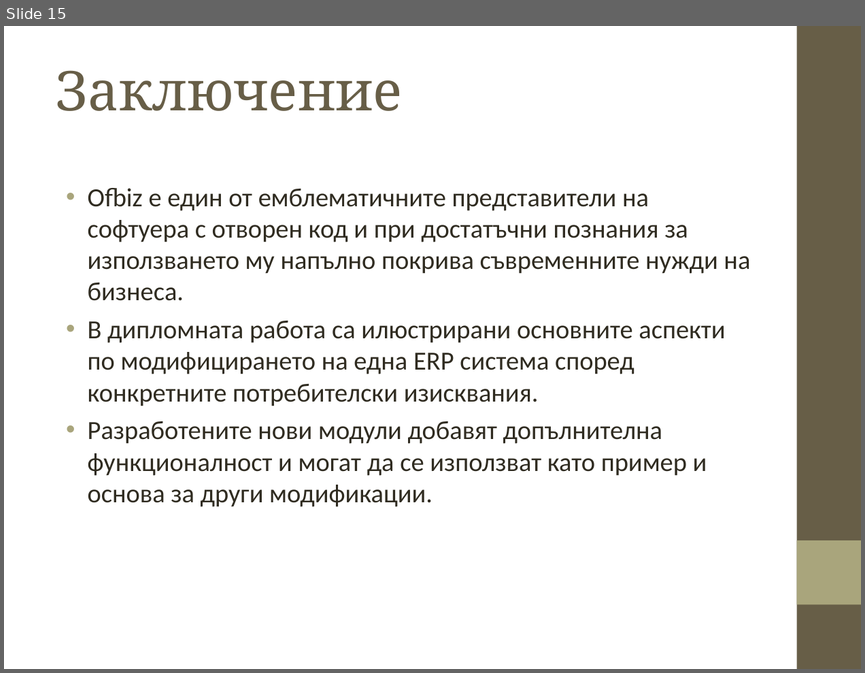
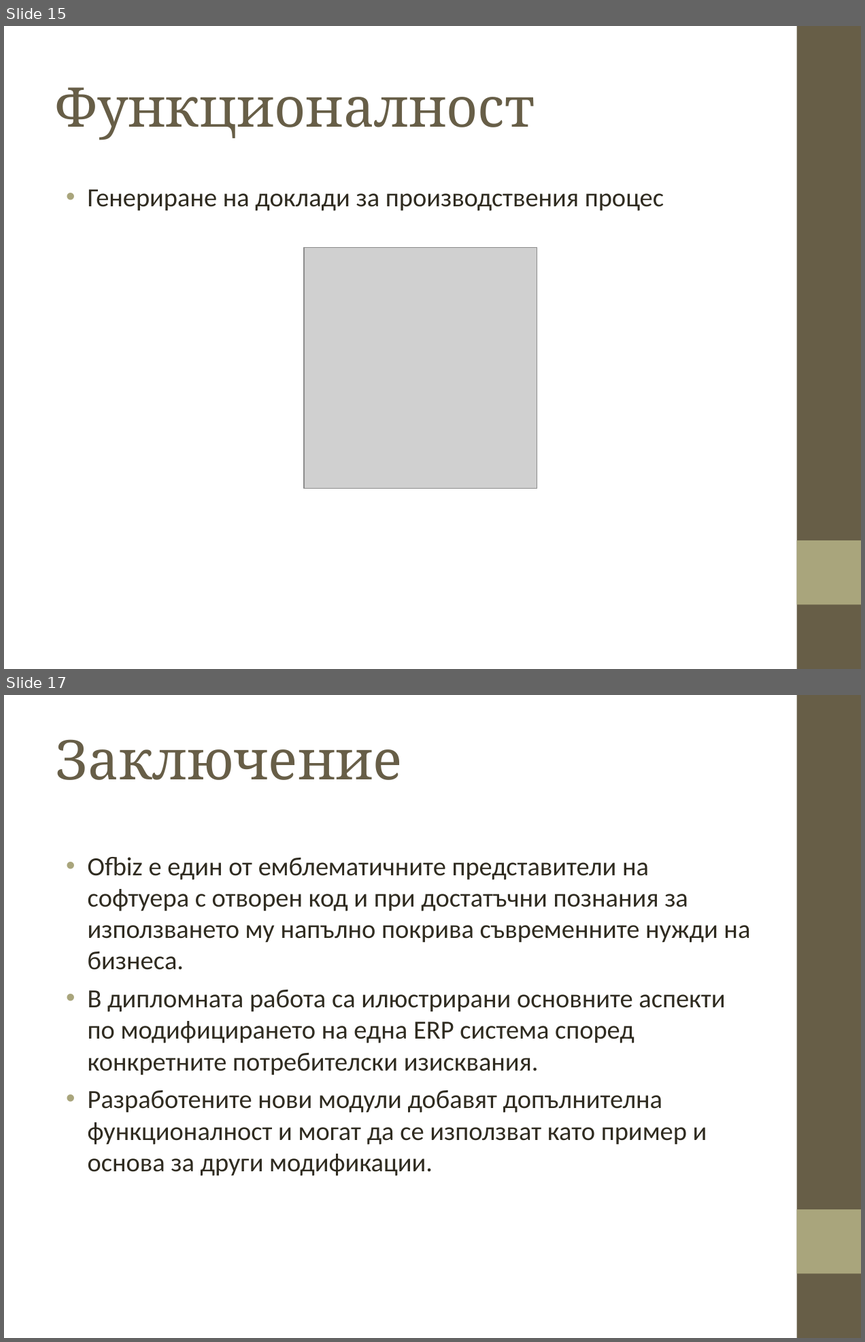
Before and after one commit to parbov/BSc_Dipl, a slide deck: documentation/presentation_Petko.ppt. Shown one above the other, each under a label of ours: slide 15 before the commit, slides 15 and 17 after it; the slides between them are not shown. The pictures are 865x673 and 865x1342 pixels, drawn with LibreOffice and Linux fonts; fonts in the diff are those of the drawing; grey boxes stand for pictures; background and template pictures are left out. Boxes give left, top, right and bottom in pixels: in the first picture for what was removed or moved away, otherwise in the second. Text is boxed around its words. In the diff, an @@ line names an element or a change of style, - is before the commit and + after.

```diff
--- a/documentation/presentation_Petko.ppt
+++ b/documentation/presentation_Petko.ppt
@@ slide 15 added at [4,26,861,669], background picture (left out); not listed: 2 template elements that a slide beside it also shows @@
@@ title added at [55,87,534,140], 46 pt, text #675E47 @@
+Функционалност
@@ text added at [88,189,664,211], 22 pt, text #2F2B20 @@
+• Генериране на доклади за производствения процес
@@ picture added at [304,247,537,488] @@
@@ what was slide 15 is now slide 17 @@
```
Also in this commit, not shown: 6 slides changed, 6 other slides added, 5 slides removed.
